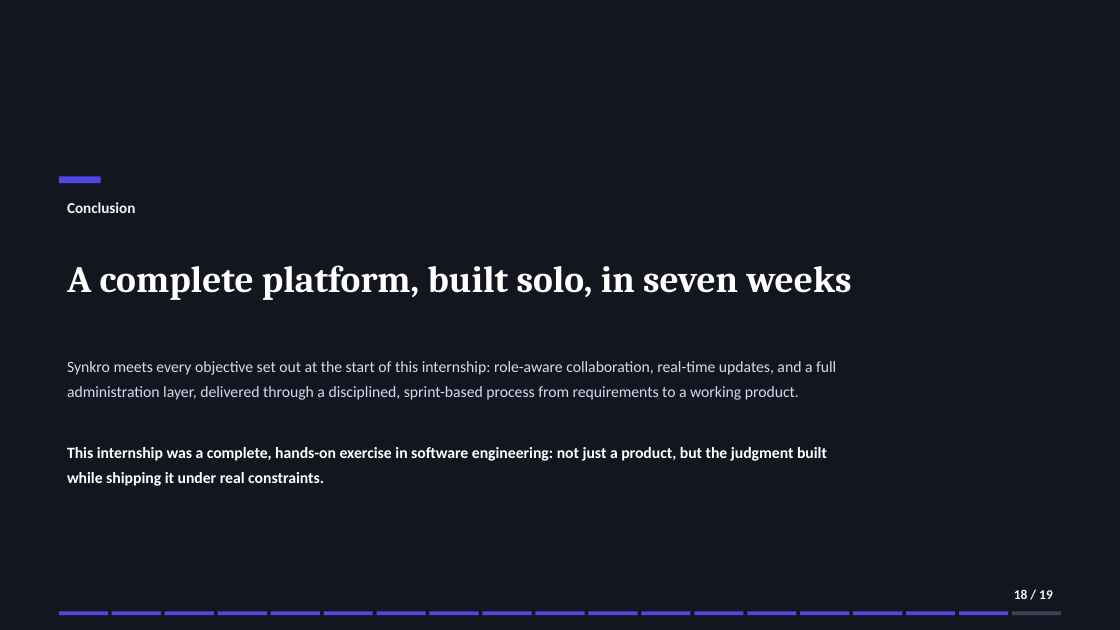
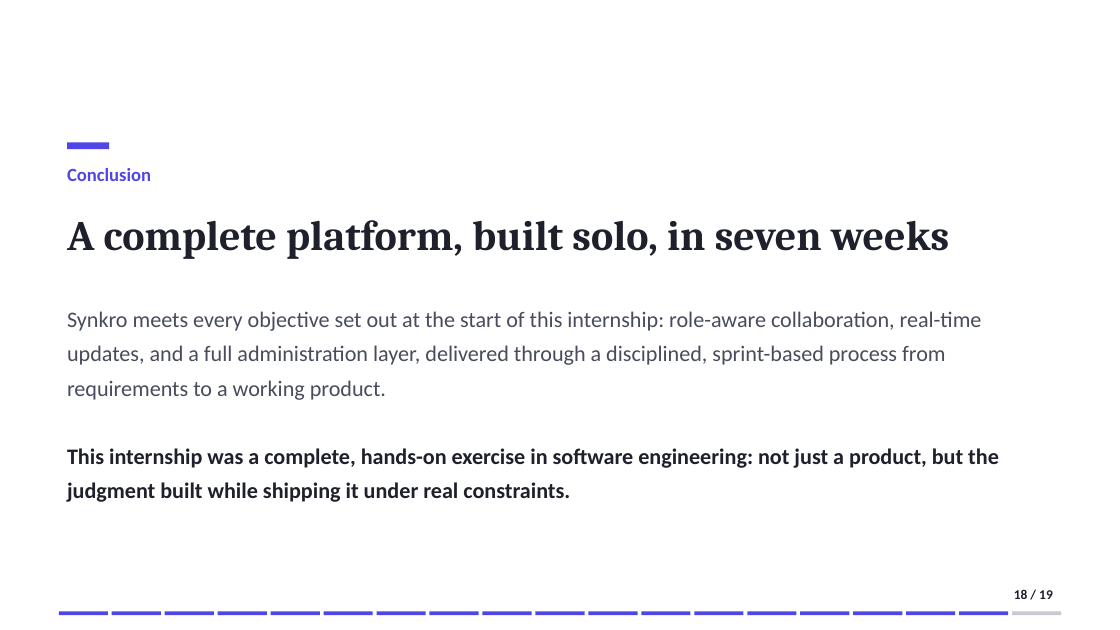
Before and after one commit to domdomxy/synkro, a slide deck: slide 18 of Synkro_PFA_Defense.pptx. Drawn at 1120x630 pixels with LibreOffice and Linux fonts; fonts in the diff are those of the drawing. Boxes give left, top, right and bottom in pixels: in the first picture for what was removed or moved away, otherwise in the second. Text is boxed around its words. In the diff, an @@ line names an element or a change of style, - is before the commit and + after.

```diff
--- a/Synkro_PFA_Defense.pptx
+++ b/Synkro_PFA_Defense.pptx
@@ background #14161F to #FFFFFF @@
@@ rectangle: place and size @@
-rectangle at <box>59,176,101,183</box>
+rectangle at <box>67,143,109,150</box>
@@ text "Conclusion": place and size @@
-text "Conclusion" at <box>67,202,135,213</box>
+text "Conclusion" at <box>67,168,151,181</box>
@@ text "Conclusion" at <box>67,168,151,181</box>: size 13 to 16 pt, text colour #F2F2F7 to #4F46E5 @@
@@ text "A complete platform, built solo, ...": place and size @@
-text "A complete platform, built solo, ..." at <box>67,265,852,300</box>
+text "A complete platform, built solo, ..." at <box>67,220,949,259</box>
@@ text "A complete platform, built solo, ..." at <box>67,220,949,259</box>: size 32 to 36 pt, text colour #FFFFFF to #1E202B @@
@@ text "Synkro meets every objective set ...": place and size @@
-text "Synkro meets every objective set ..." at <box>67,361,836,400</box>
+text "Synkro meets every objective set ..." at <box>67,311,982,400</box>
@@ text "Synkro meets every objective set ..." at <box>67,311,982,400</box>: size 13.5 to 19 pt, text colour #D6D8F5 to #484C5C @@
@@ text "This internship was a complete, ..." at <box>67,448,999,502</box>: size 13.5 to 19 pt, text colour #FFFFFF to #1E202B @@
@@ text "18 / 19" at <box>1014,589,1053,599</box>: text colour #F2F2F7 to #1E202B @@
@@ rectangle at <box>1012,612,1062,615</box>: fill #3E4258 to #C7C9D3 @@
```
Also in this commit, not shown: 2 other slides changed, 4 other files.
